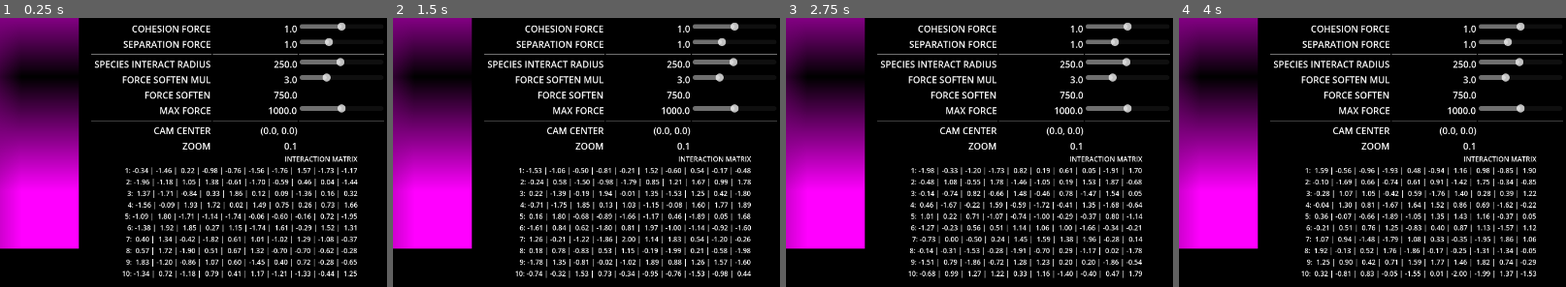
Above: before the commit, frames 1-4 (left to right).
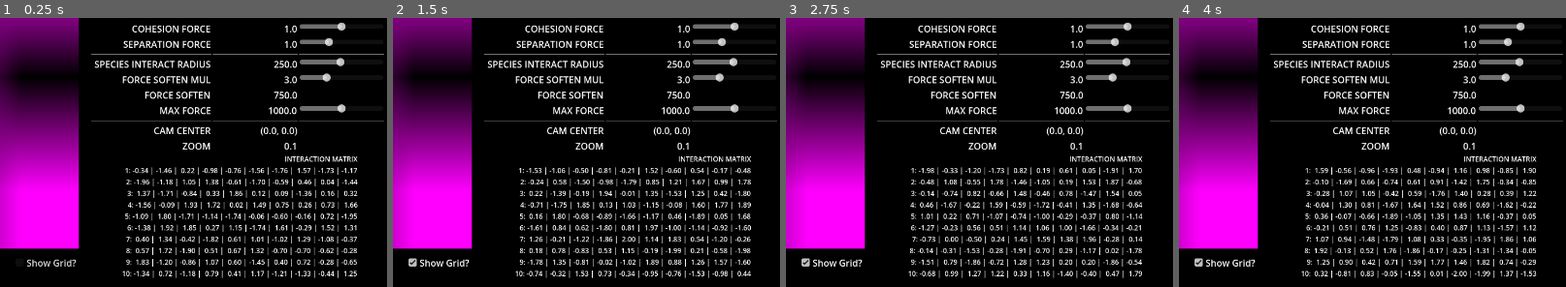
Above: after the commit, the same moments.

Repository: ThePathfindersCodex/Godot-Particle-Life-Boids-Combined-Compute-Shader
Game: Godot game, scene res://main.tscn
Two runs of this game, one before a commit and one after it. Both use one fixed random seed, a clock stepped at 60 frames per second and the inputs below.
Inputs (mouse positions are % of the whole screen's width and height, from its top left):
- Up to frame 1 (0.25 s): no input
- Up to frame 2 (1.5 s): click (56, 95) at 0.5 s, where only the run after the commit has a clickable "Show Grid?"; click "RESTART" at 1.25 s
- Up to frame 3 (2.75 s): click "RESTART" at 2 s
- Up to frame 4 (4 s): click "RESTART" at 2.75 s; click "Start Size: 16" at 3.5 s
The pictures show only the part of the screen within x 50-100%, y 50-100%; the shares and areas given below are measured in that part.

The runs differ from the first frame. In frame 1, 0.2% of the frame differs, in the area x 7-20%, y 89-93%; in frame 2, 0.3%, in the area x 4-20%, y 89-93%; in frame 3, 0.3%; in frame 4, 0.3%.
Error in both runs: Cannot call method 'storage_buffer_create' on a null value. (res://particle_boids.gd:140)

Commit message:
add debug grid display

Diff:
--- a/main.tscn
+++ b/main.tscn
@@ -673,6 +673,15 @@
 5: 1 2 3 4 5"
 horizontal_alignment = 2
 
+[node name="CheckShowGrid" type="CheckBox" parent="."]
+unique_name_in_owner = true
+offset_left = 699.0
+offset_top = 887.0
+offset_right = 814.0
+offset_bottom = 918.0
+focus_mode = 0
+text = "Show Grid?"
+
 [connection signal="value_changed" from="SliderSimMix" to="." method="_on_slider_sim_mix_value_changed"]
 [connection signal="pressed" from="SimControls/HBoxContainer/ButtonPauseResume" to="." method="_on_button_pause_resume_pressed"]
 [connection signal="pressed" from="SimControls/HBoxContainer/ButtonRestart" to="." method="_on_button_restart_pressed"]
--- a/particle_boids.gd
+++ b/particle_boids.gd
@@ -218,8 +218,11 @@
 	var global_size_x : int = int(ceil(float(agent_count) / shader_local_size)) + 1 # per-agent pass
 	var global_size_y : int = 1
 
-	#global_size_x = image_size # per pixel pass
-	#global_size_y = image_size # per pixel pass
+	if (run_mode == 3): # draw grid by pixel
+		global_size_x = image_size*image_size # per pixel 1D pass
+
+	#global_size_x = image_size # per pixel 2D pass
+	#global_size_y = image_size # per pixel 2D pass
 
 	#global_size_x = int(ceil(float(num_cells) / shader_local_size)) + 1 # per-cell pass
 
@@ -323,6 +326,10 @@
 	# draw
 	compute_stage(2)
 
+	# (optional) draw partitioning grid
+	if(%CheckShowGrid.button_pressed):
+		compute_stage(3)
+
 	# --- Copy results back into input buffers ---
 	var output_bytes_pos = rd.buffer_get_data(buffers[3])  # out_pos_buffer
 	var output_bytes_vel = rd.buffer_get_data(buffers[4])  # out_vel_buffer
--- a/startup_manager.gd
+++ b/startup_manager.gd
@@ -58,7 +58,7 @@
 
 func pos_ring(owner_node, i:int, _s:int) -> Vector2:
 	var center = Vector2.ZERO
-	var radius = min(owner_node.image_size, owner_node.image_size) * owner_node.rand_start_radius_mul * 0.5
+	var radius = min(owner_node.image_size, owner_node.image_size) * owner_node.rand_start_radius_mul * 0.25
 	var angle = (TAU / owner_node.agent_count) * i
 	return center + Vector2(cos(angle), sin(angle)) * radius
 
Not shown, changed: particle_boids.glsl
